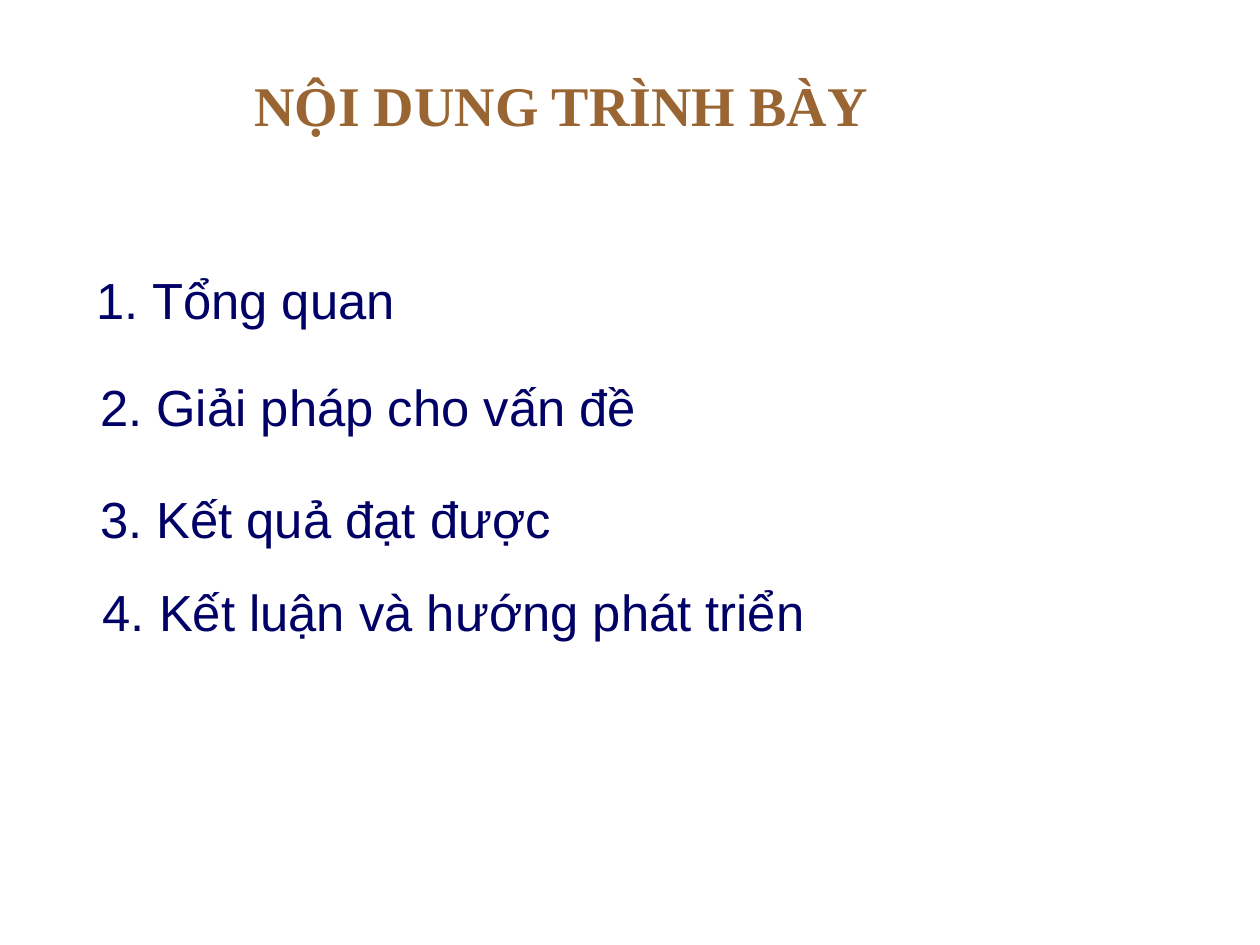
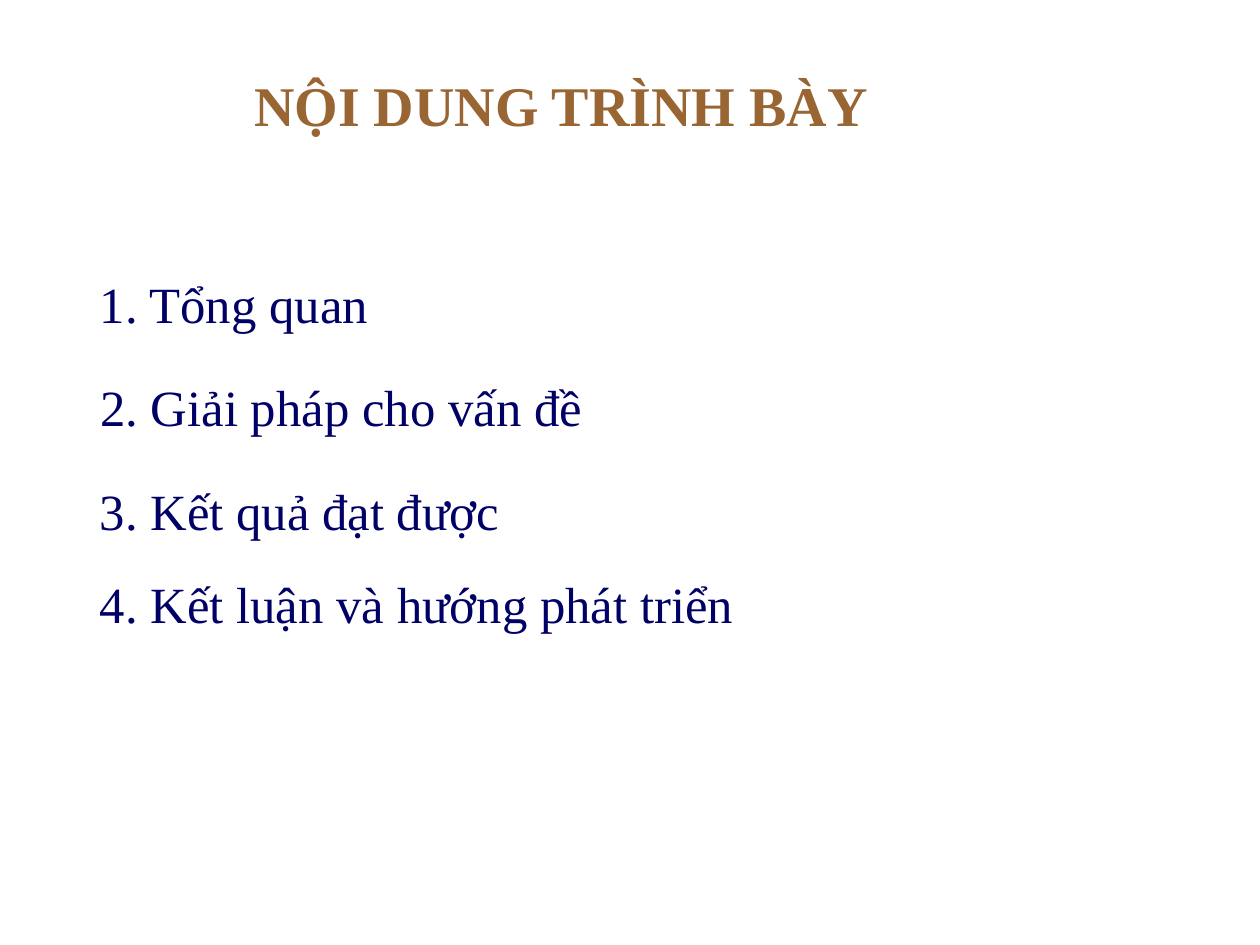
Before and after one commit to xhaitungx/pdf-reader, a slide deck: slide 2 of Mau Slide Powerpoint Dai hoc Can Tho CTU.pptx. Drawn at 1260x945 pixels with LibreOffice and Linux fonts; fonts in the diff are those of the drawing; background and template pictures are left out. Boxes give left, top, right and bottom in pixels: in the first picture for what was removed or moved away, otherwise in the second. Text is boxed around its words. In the diff, an @@ line names an element or a change of style, - is before the commit and + after.

```diff
--- a/Mau Slide Powerpoint Dai hoc Can Tho CTU.pptx
+++ b/Mau Slide Powerpoint Dai hoc Can Tho CTU.pptx
@@ font Arial to Times New Roman in 4 elements at [100, 389, 582, 437], [100, 286, 368, 333], [100, 493, 499, 540], [100, 586, 733, 633] @@
```
Also in this commit, not shown: 6 other slides changed, 1 slide added, 14 slides removed, 3 other files.
